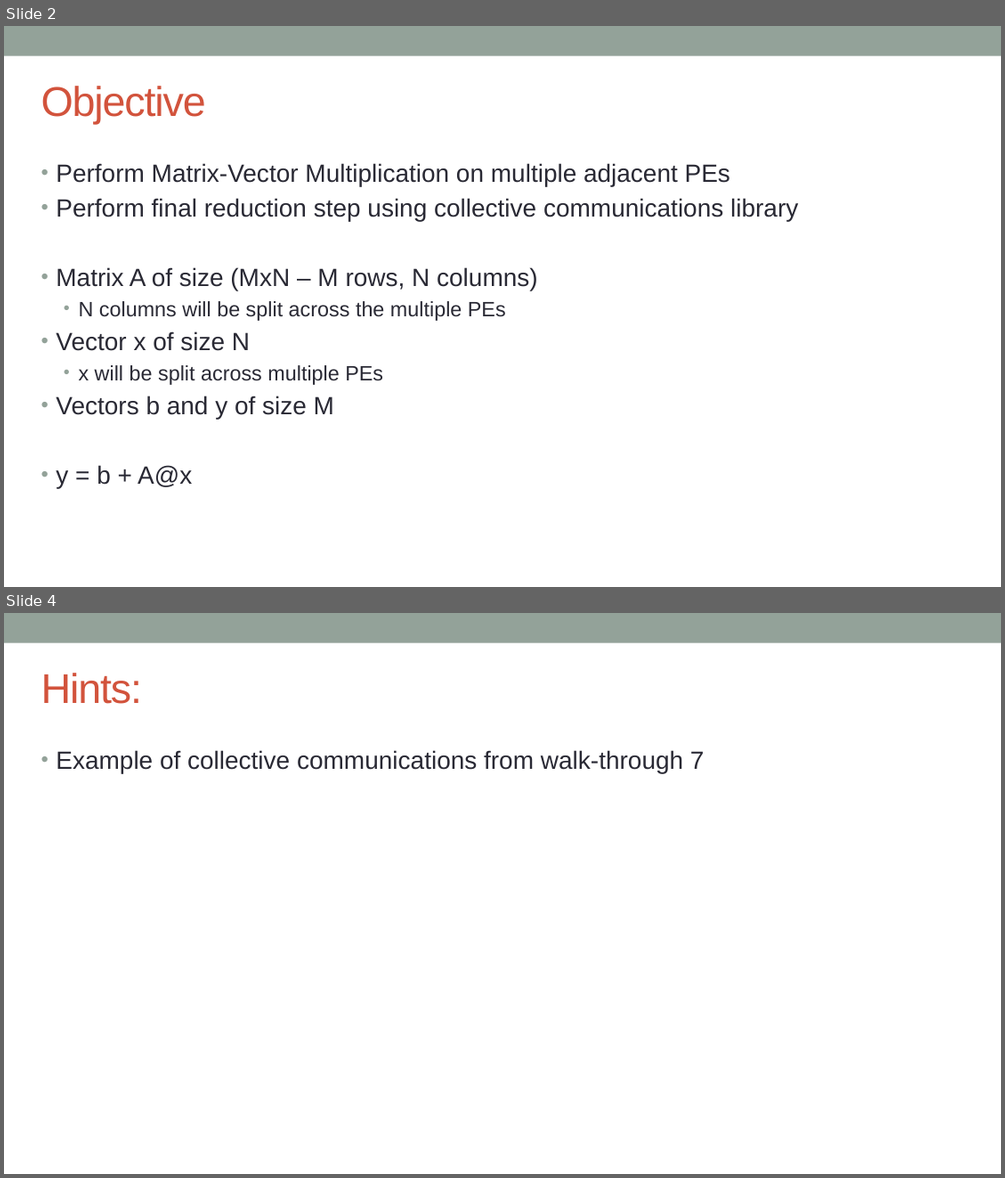
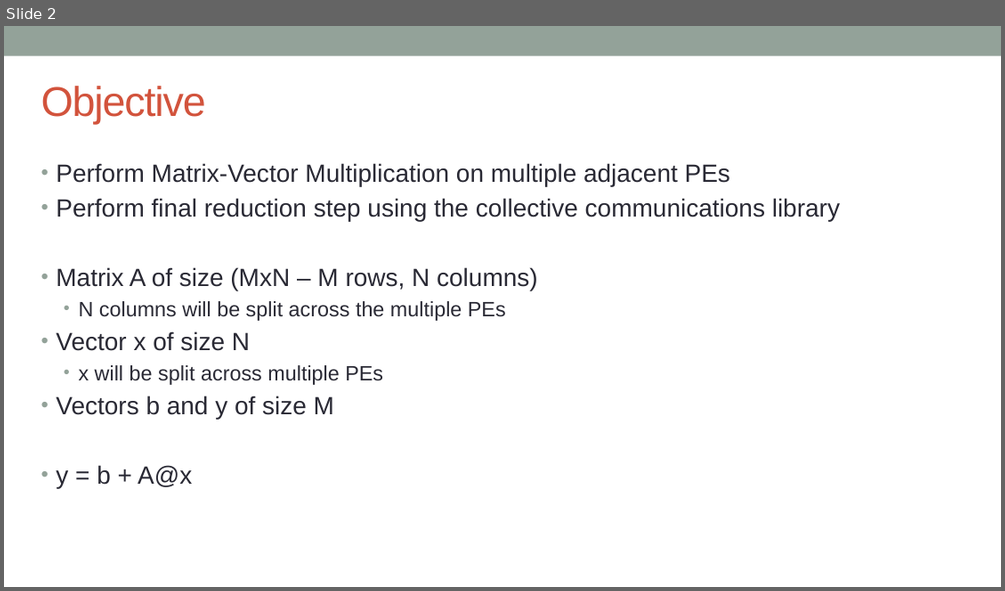
Before and after one commit to EPCCed/cs2-sdk-training, a slide deck: lectures/powerpoints/hands-on-3+washup.pptx. Shown one above the other, each under a label of ours: slides 2 and 4 before the commit, slide 2 after it; the slides between them are not shown. The pictures are 1005x1178 and 1005x591 pixels, drawn with LibreOffice and Linux fonts; fonts in the diff are those of the drawing. Boxes give left, top, right and bottom in pixels: in the first picture for what was removed or moved away, otherwise in the second. Text is boxed around its words. In the diff, an @@ line names an element or a change of style, - is before the commit and + after.

```diff
--- a/lectures/powerpoints/hands-on-3+washup.pptx
+++ b/lectures/powerpoints/hands-on-3+washup.pptx
@@ slide 4 removed at box(4, 613, 1001, 1174), background #FFFFFF; not listed: 1 template element that a slide beside it also shows @@
@@ title removed at box(41, 673, 142, 704) @@
-Hints:
@@ text removed at box(56, 750, 704, 773) @@
-• Example of collective communications from walk-through 7
@@ slide 2 changed as well @@
@@ text at box(56, 198, 840, 221): text changed @@
-• Perform final reduction step using collective communications library
+• Perform final reduction step using the collective communications library
```
Also in this commit, not shown: 3 other slides changed, 1 other slide removed, 1 other file.
